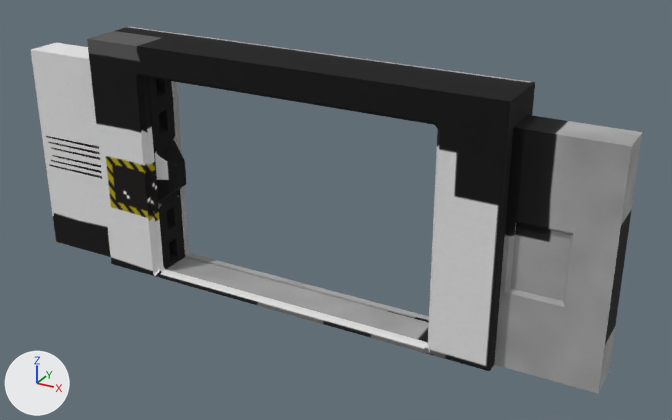
An edit to the OBJ model src/main/resources/assets/hbm_m/models/block/sliding_blast_door.obj, drawn before and after from the same camera.
Before and after are seen from a 50 mm camera at (7.01, -11.43, 7.45) aimed at (0.63, 0.17, 1.65). Arrows for +X, +Y and +Z are at lower left; the lights stay in place. Where no turn or scale is listed for an object, it has been applied to the vertices. Vertices at the same position are counted once.

The older version as bpy lines, for what is in view:
```python
mat_door = principled_material('Door')
mat_door.texture = img_sliding_blast_door
mat_door.roughness = 1.0
me_doorcircleright = bpy.data.meshes.new('DoorCircleRight')
me_doorcircleright.from_pydata(...)  # 80 vertices, 156 faces; spans x -3.0..-2.22, y -0.3..0.3, z 1.25..2.25
me_doorcircleright.materials.append(mat_door)  # picture img_sliding_blast_door
me_doorframe = bpy.data.meshes.new('DoorFrame')
me_doorframe.from_pydata(...)  # 80 vertices, 148 faces; spans x -3.5..3.5, y -0.5..0.5, z 0.0..4.0
me_doorframe.materials.append(mat_door)  # picture img_sliding_blast_door
me_doorleft = bpy.data.meshes.new('DoorLeft')
me_doorleft.from_pydata(...)  # 150 vertices, 300 faces; spans x 2.35..5.0, y -0.3..0.3, z 0.0..3.6
me_doorleft.materials.append(mat_door)  # picture img_sliding_blast_door
me_doorright = bpy.data.meshes.new('DoorRight')
me_doorright.from_pydata(...)  # 326 vertices, 648 faces; spans x -5.0..-2.5, y -0.3..0.3, z 0.0..3.6
me_doorright.materials.append(mat_door)  # picture img_sliding_blast_door
me_window = bpy.data.meshes.new('Window')
me_window.from_pydata(...)  # 8 vertices, 4 faces; spans x 3.625..4.375, y -0.237..0.238, z 1.251..2.253
me_window.materials.append(mat_door)  # picture img_sliding_blast_door
ob_doorcircleright = bpy.data.objects.new('DoorCircleRight', me_doorcircleright)
ob_doorcircleright.location = (0.0, 0.0, 0.0)
ob_doorframe = bpy.data.objects.new('DoorFrame', me_doorframe)
ob_doorframe.location = (0.0, 0.0, 0.0)
ob_doorleft = bpy.data.objects.new('DoorLeft', me_doorleft)
ob_doorleft.location = (0.0, 0.0, 0.0)
ob_doorright = bpy.data.objects.new('DoorRight', me_doorright)
ob_doorright.location = (0.0, 0.0, 0.0)
ob_window = bpy.data.objects.new('Window', me_window)
ob_window.location = (0.0, 0.0, 0.0)
```
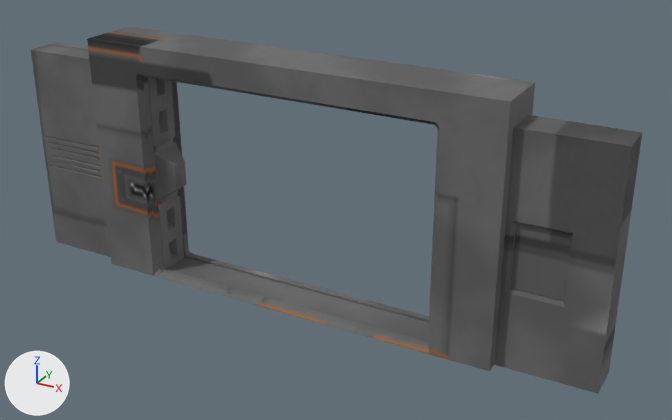
Pixel boxes (x1, y1, x2, y2) of what changed, in the pictures (672 x 420 px):
'DoorFrame', surface changed: (87, 27, 535, 371) in both
'DoorLeft', surface changed: (494, 115, 642, 394) in both
'DoorRight', surface changed: (31, 42, 184, 269) in both
'Window', surface changed: (511, 223, 571, 301) in both
'DoorCircleRight', surface changed: (154, 140, 187, 204) in both

What the commit changed:
Picture 'sliding_blast_door_variant1' (img_sliding_blast_door_variant1) is new.
Material 'Door' (mat_door) changes its picture from img_sliding_blast_door to img_sliding_blast_door_variant1.
me_doorframe has 80 vertices, 148 faces and spans x -3.5..3.5, y -0.5..0.5, z 0.0..4.0.
me_doorframe is used by ob_doorframe; location (0.0, 0.0, 0.0).
me_doorframe part 1: texture (UV) coordinates of 148 of 148 faces, centred in x -3.5..3.5, y -0.5..0.5, z 0.0..4.0, changed; they spanned u 0.0..0.59, v 0.0..0.65 and now span u 0.0..0.59, v 0.0..0.65.
